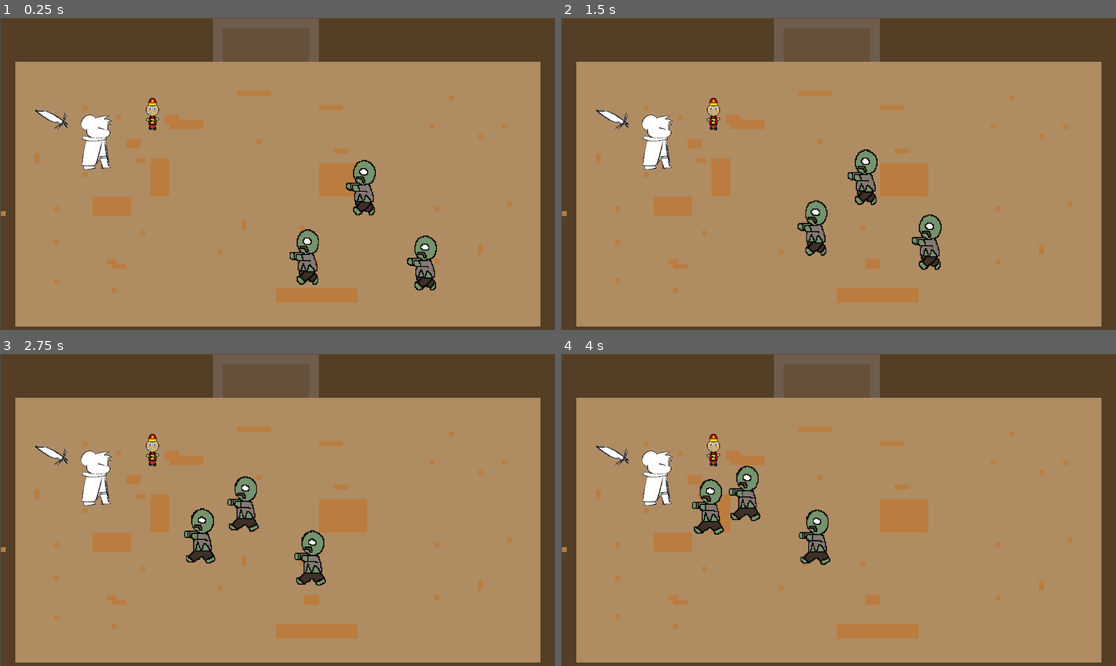
Above: before the commit, frames 1-4 (two rows, left to right).
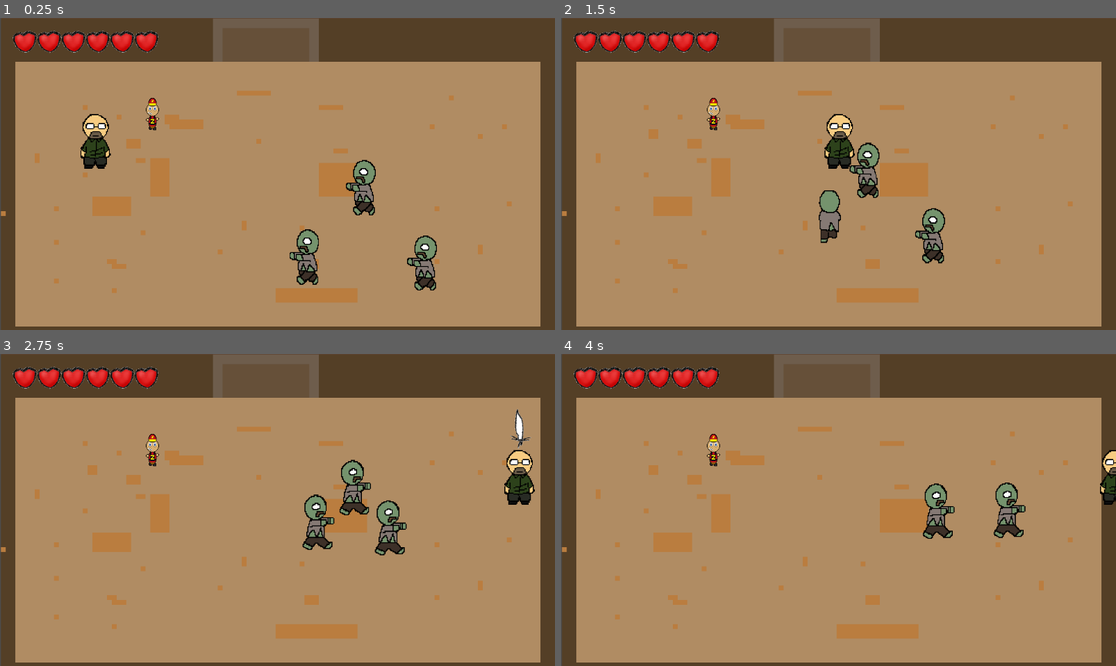
Above: after the commit, the same moments.

Repository: bcorrigall/ratknight
Game: Godot game, scene res://main.tscn
Same seed, same stepped clock (60 frames per second), same inputs: the game is played once before the commit and once after it. The engine's default icon, where the game draws it, is replaced by a stand-in: a white triangle on a blue panel in a dark square.
Inputs (mouse positions are in pixels of both pictures, inside the frame that each line leads up to):
- Up to frame 1 (0.25 s): no input
- Up to frame 2 (1.5 s): move the mouse to (960, 158) at 0.52 s; hold Right (move_right) 0.53-1.28 s; hold Shift (dash) 0.53-1.28 s; move the mouse to (727, 189) at 1.27 s; hold S (move_down) from 1.28 s (still down); tap J (attack_light) at 1.35 s
- Up to frame 3 (2.75 s): tap Shift (dash) at 1.55, 2.3 s; move the mouse to (333, 441) at 2.02 s; release S (move_down) at 2.03 s; hold Right (move_right) from 2.03 s (still down); hold K (attack_spin) from 2.03 s (still down)
- Up to frame 4 (4 s): move the mouse to (810, 572) at 2.77 s; release Right (move_right) at 2.78 s; release K (attack_spin) at 2.78 s; hold Up (move_up) 2.78-3.53 s; tap Shift (dash) at 2.85, 3.8 s; move the mouse to (1005, 556) at 3.52 s; press the mouse at (1005, 556) at 3.53 s; hold A (move_left) from 3.53 s (still down)

The runs differ from the first frame. In frame 1, 2.3% of the frame differs, in the area x 2-29%, y 4-49%; in frame 2, 5.4%; in frame 3, 6.9%, in the area x 2-97%, y 4-75%; in frame 4, 5.9%.
Error before the commit: Parse Error: Variable "dash_cooldown" has the same name as a previously declared variable. (res://playerMovement.gd:28)
Error after the commit: Attempt to call function 'start' in base 'null instance' on a null instance. (res://playerMovement.gd:51)

Commit message:
trap update 2

Diff:
--- a/playerMovement.gd
+++ b/playerMovement.gd
@@ -7,10 +7,7 @@
 @onready var weapon= $Weapon
 
 var health = 120
-var dash_timed_out
-var dash_cooldown =  0.5
 var trap_slowdown = 1
-var dash_speed = 900
 
 var knockback_pos= Vector2.ZERO
 var can_control = true
@@ -173,12 +170,10 @@
 
 		print("hit")
 		get_parent().hud.get_node("HeartContainer").updateHearts(health)
-		var direction = (body.global_position - global_position).normalized() * 100
-		position = global_position - direction
 		$Invinciblilty.start(invincibility_time)
 		invincible = true
 
-	elif (body.name.find("trap")):
+	elif (body.name.find("trap") and invincible == false and in_dash == false):
 		health -= body.damage
 		speed = 100
 		$Timer.start(trap_slowdown)
--- a/the_rat.tscn
+++ b/the_rat.tscn
@@ -1,391 +1,73 @@
-[gd_scene load_steps=89 format=3 uid="uid://ct7akgrsmoosc"]
+[gd_scene load_steps=23 format=3 uid="uid://ct7akgrsmoosc"]
 
 [ext_resource type="Script" path="res://playerMovement.gd" id="1_8mm2x"]
-[ext_resource type="Texture2D" uid="uid://btsxflqogrgjs" path="res://assets/theRat/Attack_back/1.png" id="2_ttg8v"]
-[ext_resource type="Texture2D" uid="uid://cmko4i6yc75ud" path="res://assets/theRat/Attack_back/2.png" id="3_fm5bq"]
-[ext_resource type="Texture2D" uid="uid://byr2fvot2kx1o" path="res://assets/theRat/Attack_back/3.png" id="4_dmkae"]
-[ext_resource type="Texture2D" uid="uid://dpwqb0aq7bqy" path="res://assets/theRat/Attack_back/4.png" id="5_8ycfu"]
-[ext_resource type="Texture2D" uid="uid://cl38xjtugt70g" path="res://assets/theRat/Attack_back/5.png" id="6_sw805"]
-[ext_resource type="Texture2D" uid="uid://dglq1f2qa6s3k" path="res://assets/theRat/Attack_back/6.png" id="7_lpswj"]
-[ext_resource type="Texture2D" uid="uid://c7p83ptugw4py" path="res://assets/theRat/Attack_back/7.png" id="8_2kh3y"]
-[ext_resource type="Texture2D" uid="uid://btgd6k1xlp6ra" path="res://assets/theRat/Attack_front/1.png" id="9_nk8p3"]
-[ext_resource type="Texture2D" uid="uid://hm271ewbgfsy" path="res://assets/theRat/Attack_front/2.png" id="10_h0bv6"]
-[ext_resource type="Texture2D" uid="uid://bigeexuk6fkn5" path="res://assets/theRat/Attack_front/3.png" id="11_dkj5f"]
-[ext_resource type="Texture2D" uid="uid://dh1oexbxow5en" path="res://assets/theRat/Attack_front/4.png" id="12_8k6uw"]
+[ext_resource type="Texture2D" uid="uid://d1c7cuou8b4im" path="res://assets/test/mainCharacter/back/back1.png" id="1_a6k5y"]
+[ext_resource type="Texture2D" uid="uid://03sq0dp06qob" path="res://assets/test/mainCharacter/back/back2.png" id="2_2ql7o"]
+[ext_resource type="Texture2D" uid="uid://0353hti0s82t" path="res://assets/test/mainCharacter/back/back3.png" id="3_l7yk0"]
+[ext_resource type="Texture2D" uid="uid://b4d2g33dtrirw" path="res://assets/test/mainCharacter/front/front1.png" id="4_x3y8r"]
+[ext_resource type="Texture2D" uid="uid://cuqkbotp5dsvh" path="res://assets/test/mainCharacter/front/front2.png" id="5_iwjf3"]
+[ext_resource type="Texture2D" uid="uid://cpti310mq77kt" path="res://assets/test/mainCharacter/front/front3.png" id="6_frlox"]
+[ext_resource type="Texture2D" uid="uid://bfo7aktf4jddi" path="res://assets/test/mainCharacter/right/right1.png" id="7_s4uar"]
+[ext_resource type="Texture2D" uid="uid://bg2cpp7ij8jva" path="res://assets/test/mainCharacter/right/right2.png" id="8_elamt"]
+[ext_resource type="Texture2D" uid="uid://cuwi3q0x2i4ht" path="res://assets/test/mainCharacter/right/right3.png" id="9_7q0vq"]
+[ext_resource type="Texture2D" uid="uid://dwt4fukvwf6og" path="res://assets/test/mainCharacter/right/right4.png" id="10_qof45"]
+[ext_resource type="Texture2D" uid="uid://cdxvgly4asu1i" path="res://assets/test/mainCharacter/right/right5.png" id="11_i1m4i"]
 [ext_resource type="PackedScene" uid="uid://bsnf7mnfrii3c" path="res://weapon.tscn" id="13_5ikvp"]
-[ext_resource type="Texture2D" uid="uid://dsy5wb7b7jem6" path="res://assets/theRat/Attack_front/5.png" id="13_wltrs"]
-[ext_resource type="Texture2D" uid="uid://bi6pa2s8hvhyg" path="res://assets/theRat/Attack_front/6.png" id="14_1i5yj"]
-[ext_resource type="Texture2D" uid="uid://dyd5opsgpjsfc" path="res://assets/theRat/Attack_front/7.png" id="15_7f42b"]
-[ext_resource type="Texture2D" uid="uid://d624dbiyq3q6" path="res://assets/theRat/Attack_side/1.png" id="16_cxykj"]
-[ext_resource type="Texture2D" uid="uid://dnn0vmw64w2e0" path="res://assets/theRat/Attack_side/2.png" id="17_cpx4x"]
-[ext_resource type="Texture2D" uid="uid://bbvgw4tj7qiaa" path="res://assets/theRat/Attack_side/3.png" id="18_faaxx"]
-[ext_resource type="Texture2D" uid="uid://cepayxeh2frtq" path="res://assets/theRat/Attack_side/4.png" id="19_r385g"]
-[ext_resource type="Texture2D" uid="uid://dipydihua6r5g" path="res://assets/theRat/Attack_side/5.png" id="20_qb2yh"]
-[ext_resource type="Texture2D" uid="uid://b7qx31vv3pv1d" path="res://assets/theRat/Attack_side/6.png" id="21_engkn"]
-[ext_resource type="Texture2D" uid="uid://7s31a3l2b4r1" path="res://assets/theRat/Attack_side/7.png" id="22_vbexx"]
-[ext_resource type="Texture2D" uid="uid://bnt0fec07n0me" path="res://assets/theRat/Attack_side/8.png" id="23_6pmo4"]
-[ext_resource type="Texture2D" uid="uid://bva0kpxbvjl8q" path="res://assets/theRat/Dash_back/1.png" id="24_jhiuo"]
-[ext_resource type="Texture2D" uid="uid://dfu4b8746io15" path="res://assets/theRat/Dash_back/2.png" id="25_wv4fg"]
-[ext_resource type="Texture2D" uid="uid://5drkglydmdma" path="res://assets/theRat/Dash_back/3.png" id="26_rxrvi"]
-[ext_resource type="Texture2D" uid="uid://b7vy0kr2xcqvp" path="res://assets/theRat/Dash_back/4.png" id="27_c4rls"]
-[ext_resource type="Texture2D" uid="uid://cfdpg5cq1cvq0" path="res://assets/theRat/Dash_back/5.png" id="28_ddvog"]
-[ext_resource type="Texture2D" uid="uid://bm1l7sc3gxu5p" path="res://assets/theRat/Dash_back/6.png" id="29_s3ixn"]
-[ext_resource type="Texture2D" uid="uid://dat1np6femli3" path="res://assets/theRat/Dash_back/7.png" id="30_5xngw"]
-[ext_resource type="Texture2D" uid="uid://dghnxwuclvmt3" path="res://assets/theRat/Dash_back/8.png" id="31_u83wv"]
-[ext_resource type="Texture2D" uid="uid://d2msxvjhbxavm" path="res://assets/theRat/Dash_front/1.png" id="32_1lln7"]
-[ext_resource type="Texture2D" uid="uid://d13kjf2vn5p20" path="res://assets/theRat/Dash_front/2.png" id="33_qy3hy"]
-[ext_resource type="Texture2D" uid="uid://cggfa4wneg0cg" path="res://assets/theRat/Dash_front/3.png" id="34_4dedm"]
-[ext_resource type="Texture2D" uid="uid://y6rmj0xefim" path="res://assets/theRat/Dash_front/4.png" id="35_udksq"]
-[ext_resource type="Texture2D" uid="uid://c0830n7cvbpo4" path="res://assets/theRat/Dash_front/5.png" id="36_n602j"]
-[ext_resource type="Texture2D" uid="uid://bkkvdvi4wxra4" path="res://assets/theRat/Dash_front/6.png" id="37_lt2a7"]
-[ext_resource type="Texture2D" uid="uid://dbqgrb6oy6gpi" path="res://assets/theRat/Dash_front/7.png" id="38_jl5vx"]
-[ext_resource type="Texture2D" uid="uid://dwuvujhguiif2" path="res://assets/theRat/Dash_side/1.png" id="39_kpy4v"]
-[ext_resource type="Texture2D" uid="uid://x6twc51hwj0n" path="res://assets/theRat/Dash_side/2.png" id="40_rgsua"]
-[ext_resource type="Texture2D" uid="uid://dah4rf6n07co3" path="res://assets/theRat/Dash_side/3.png" id="41_jk35m"]
-[ext_resource type="Texture2D" uid="uid://cu1vtgtgvxpun" path="res://assets/theRat/Dash_side/4.png" id="42_e7id5"]
-[ext_resource type="Texture2D" uid="uid://c2qalgdxo80qu" path="res://assets/theRat/Dash_side/5.png" id="43_m5qwd"]
-[ext_resource type="Texture2D" uid="uid://dew1qhucir143" path="res://assets/theRat/Dash_side/6.png" id="44_oxy77"]
-[ext_resource type="Texture2D" uid="uid://btu2jqtjiysf6" path="res://assets/theRat/Dash_side/7.png" id="45_ttnrg"]
-[ext_resource type="Texture2D" uid="uid://beq12x3tbdkxj" path="res://assets/theRat/Dash_side/8.png" id="46_2ek5h"]
-[ext_resource type="Texture2D" uid="uid://dnekou5mlwu87" path="res://assets/theRat/Move_back/1.png" id="47_khrvr"]
-[ext_resource type="Texture2D" uid="uid://bdxmo3l76twvx" path="res://assets/theRat/Move_back/2.png" id="48_hh50k"]
-[ext_resource type="Texture2D" uid="uid://kiyomkp8oe4j" path="res://assets/theRat/Move_back/3.png" id="49_mf75w"]
-[ext_resource type="Texture2D" uid="uid://cgxtubnngley8" path="res://assets/theRat/Move_back/4.png" id="50_7qjwd"]
-[ext_resource type="Texture2D" uid="uid://p4wc40dxbhv6" path="res://assets/theRat/Move_back/5.png" id="51_ivenf"]
-[ext_resource type="Texture2D" uid="uid://d4jbicuwabc05" path="res://assets/theRat/Move_back/6.png" id="52_eqnmu"]
-[ext_resource type="Texture2D" uid="uid://blvd840n3l4sl" path="res://assets/theRat/Move_back/7.png" id="53_vmtin"]
-[ext_resource type="Texture2D" uid="uid://bj3i8u1kewe3o" path="res://assets/theRat/Move_back/8.png" id="54_40eip"]
-[ext_resource type="Texture2D" uid="uid://cer1wpterfo66" path="res://assets/theRat/Move_front/1.png" id="55_qr65y"]
-[ext_resource type="Texture2D" uid="uid://cqwtqj5luuf6y" path="res://assets/theRat/Move_front/2.png" id="56_17w0j"]
-[ext_resource type="Texture2D" uid="uid://b8l25h2nwdb72" path="res://assets/theRat/Move_front/3.png" id="57_4v12n"]
-[ext_resource type="Texture2D" uid="uid://cootg4c2dd3nd" path="res://assets/theRat/Move_front/4.png" id="58_6s2yw"]
-[ext_resource type="Texture2D" uid="uid://b2ufu80kdhhaq" path="res://assets/theRat/Move_front/5.png" id="59_1rtxw"]
-[ext_resource type="Texture2D" uid="uid://cmbsijb71ww4v" path="res://assets/theRat/Move_front/6.png" id="60_ruqte"]
-[ext_resource type="Texture2D" uid="uid://bub4tbjp6ghiq" path="res://assets/theRat/Move_front/7.png" id="61_rdur0"]
-[ext_resource type="Texture2D" uid="uid://2fmadtgexvam" path="res://assets/theRat/Move_front/8.png" id="62_2ycui"]
-[ext_resource type="Texture2D" uid="uid://b4our32avafc" path="res://assets/theRat/Move_side/1.png" id="63_d4dwd"]
-[ext_resource type="Texture2D" uid="uid://b7mtjohvp0rtk" path="res://assets/theRat/Move_side/2.png" id="64_7hop6"]
-[ext_resource type="Texture2D" uid="uid://dvygbdl2od3u5" path="res://assets/theRat/Move_side/3.png" id="65_7b1ww"]
-[ext_resource type="Texture2D" uid="uid://losshjlan213" path="res://assets/theRat/Move_side/4.png" id="66_03gxe"]
-[ext_resource type="Texture2D" uid="uid://cgjtgrliimj0u" path="res://assets/theRat/Move_side/5.png" id="67_w7s3t"]
-[ext_resource type="Texture2D" uid="uid://cnbk12qetnjy6" path="res://assets/theRat/Move_side/6.png" id="68_ieiiu"]
-[ext_resource type="Texture2D" uid="uid://b4oedun0wdj4y" path="res://assets/theRat/Move_side/7.png" id="69_mxugu"]
-[ext_resource type="Texture2D" uid="uid://buq8h2k7ec1mb" path="res://assets/theRat/Move_side/8.png" id="70_n5lc6"]
-[ext_resource type="Texture2D" uid="uid://jy7t741xot67" path="res://assets/theRat/Move_side/9.png" id="71_ixey6"]
-[ext_resource type="Texture2D" uid="uid://defvc1d3620n3" path="res://assets/theRat/Move_side/10.png" id="72_mtkcb"]
-[ext_resource type="Texture2D" uid="uid://brid87lisdi0q" path="res://assets/theRat/Move_side/11.png" id="73_olf0d"]
-[ext_resource type="Texture2D" uid="uid://b66ry6ditmb65" path="res://assets/theRat/Move_side/12.png" id="74_fhfcm"]
-[ext_resource type="Texture2D" uid="uid://dufvfhgbhkobd" path="res://assets/theRat/Move_side/13.png" id="75_dvhfp"]
-[ext_resource type="Texture2D" uid="uid://bbwf02pl0ug6c" path="res://assets/theRat/Move_side/14.png" id="76_o3rcm"]
-[ext_resource type="Texture2D" uid="uid://b776f251fdwcl" path="res://assets/theRat/Move_side/15.png" id="77_1ldn8"]
-[ext_resource type="Texture2D" uid="uid://dv5mlau8alj32" path="res://assets/theRat/Move_side/16.png" id="78_r2lx0"]
+
+[sub_resource type="SpriteFrames" id="SpriteFrames_63iob"]
+animations = [{
+"frames": [{
+"duration": 1.0,
+"texture": ExtResource("1_a6k5y")
+}, {
+"duration": 1.0,
+"texture": ExtResource("2_2ql7o")
+}, {
+"duration": 1.0,
+"texture": ExtResource("3_l7yk0")
+}],
+"loop": true,
+"name": &"back",
+"speed": 5.0
+}, {
+"frames": [{
+"duration": 1.0,
+"texture": ExtResource("4_x3y8r")
+}, {
+"duration": 1.0,
+"texture": ExtResource("5_iwjf3")
+}, {
+"duration": 1.0,
+"texture": ExtResource("6_frlox")
+}],
+"loop": true,
+"name": &"front",
+"speed": 5.0
+}, {
+"frames": [{
+"duration": 1.0,
+"texture": ExtResource("7_s4uar")
+}, {
+"duration": 1.0,
+"texture": ExtResource("8_elamt")
+}, {
+"duration": 1.0,
+"texture": ExtResource("9_7q0vq")
+}, {
+"duration": 1.0,
+"texture": ExtResource("10_qof45")
+}, {
+"duration": 1.0,
+"texture": ExtResource("11_i1m4i")
+}],
+"loop": true,
+"name": &"right",
+"speed": 5.0
+}]
 
 [sub_resource type="CapsuleShape2D" id="CapsuleShape2D_vciue"]
 radius = 133.333
 height = 600.0
-
-[sub_resource type="SpriteFrames" id="SpriteFrames_63iob"]
-animations = [{
-"frames": [{
-"duration": 1.0,
-"texture": ExtResource("2_ttg8v")
-}, {
-"duration": 1.0,
-"texture": ExtResource("3_fm5bq")
-}, {
-"duration": 1.0,
-"texture": ExtResource("4_dmkae")
-}, {
-"duration": 1.0,
-"texture": ExtResource("5_8ycfu")
-}, {
-"duration": 1.0,
-"texture": ExtResource("6_sw805")
-}, {
-"duration": 1.0,
-"texture": ExtResource("7_lpswj")
-}, {
-"duration": 1.0,
-"texture": ExtResource("8_2kh3y")
-}],
-"loop": true,
-"name": &"attack_back",
-"speed": 12.0
-}, {
-"frames": [{
-"duration": 1.0,
-"texture": ExtResource("9_nk8p3")
-}, {
-"duration": 1.0,
-"texture": ExtResource("10_h0bv6")
-}, {
-"duration": 1.0,
-"texture": ExtResource("11_dkj5f")
-}, {
-"duration": 1.0,
-"texture": ExtResource("12_8k6uw")
-}, {
-"duration": 1.0,
-"texture": ExtResource("13_wltrs")
-}, {
-"duration": 1.0,
-"texture": ExtResource("14_1i5yj")
-}, {
-"duration": 1.0,
-"texture": ExtResource("15_7f42b")
-}],
-"loop": true,
-"name": &"attack_front",
-"speed": 12.0
-}, {
-"frames": [{
-"duration": 1.0,
-"texture": ExtResource("16_cxykj")
-}, {
-"duration": 1.0,
-"texture": ExtResource("17_cpx4x")
-}, {
-"duration": 1.0,
-"texture": ExtResource("18_faaxx")
-}, {
-"duration": 1.0,
-"texture": ExtResource("19_r385g")
-}, {
-"duration": 1.0,
-"texture": ExtResource("20_qb2yh")
-}, {
-"duration": 1.0,
-"texture": ExtResource("21_engkn")
-}, {
-"duration": 1.0,
-"texture": ExtResource("22_vbexx")
-}, {
-"duration": 1.0,
-"texture": ExtResource("23_6pmo4")
-}],
-"loop": true,
-"name": &"attack_side",
-"speed": 12.0
-}, {
-"frames": [{
-"duration": 1.0,
-"texture": ExtResource("24_jhiuo")
-}, {
-"duration": 1.0,
-"texture": ExtResource("25_wv4fg")
-}, {
-"duration": 1.0,
-"texture": ExtResource("26_rxrvi")
-}, {
-"duration": 1.0,
-"texture": ExtResource("27_c4rls")
-}, {
-"duration": 1.0,
-"texture": ExtResource("28_ddvog")
-}, {
-"duration": 1.0,
-"texture": ExtResource("29_s3ixn")
-}, {
-"duration": 1.0,
-"texture": ExtResource("30_5xngw")
-}, {
-"duration": 1.0,
-"texture": ExtResource("31_u83wv")
-}],
-"loop": true,
-"name": &"dash_back",
-"speed": 10.0
-}, {
-"frames": [{
-"duration": 1.0,
-"texture": ExtResource("32_1lln7")
-}, {
-"duration": 1.0,
-"texture": ExtResource("33_qy3hy")
-}, {
-"duration": 1.0,
-"texture": ExtResource("34_4dedm")
-}, {
-"duration": 1.0,
-"texture": ExtResource("35_udksq")
-}, {
-"duration": 1.0,
-"texture": ExtResource("36_n602j")
-}, {
-"duration": 1.0,
-"texture": ExtResource("37_lt2a7")
-}, {
-"duration": 1.0,
-"texture": ExtResource("38_jl5vx")
-}],
-"loop": true,
-"name": &"dash_front",
-"speed": 10.0
-}, {
-"frames": [{
-"duration": 1.0,
-"texture": ExtResource("39_kpy4v")
-}, {
-"duration": 1.0,
-"texture": ExtResource("40_rgsua")
-}, {
-"duration": 1.0,
-"texture": ExtResource("41_jk35m")
-}, {
-"duration": 1.0,
-"texture": ExtResource("42_e7id5")
-}, {
-"duration": 1.0,
-"texture": ExtResource("43_m5qwd")
-}, {
-"duration": 1.0,
-"texture": ExtResource("44_oxy77")
-}, {
-"duration": 1.0,
-"texture": ExtResource("45_ttnrg")
-}, {
-"duration": 1.0,
-"texture": ExtResource("46_2ek5h")
-}],
-"loop": true,
-"name": &"dash_side",
-"speed": 10.0
-}, {
-"frames": [{
-"duration": 1.0,
-"texture": ExtResource("24_jhiuo")
-}],
-"loop": true,
-"name": &"idle_back",
-"speed": 5.0
-}, {
-"frames": [{
-"duration": 1.0,
-"texture": ExtResource("32_1lln7")
-}],
-"loop": true,
-"name": &"idle_front",
-"speed": 5.0
-}, {
-"frames": [{
-"duration": 1.0,
-"texture": ExtResource("39_kpy4v")
-}],
-"loop": true,
-"name": &"idle_side",
-"speed": 5.0
-}, {
-"frames": [{
-"duration": 1.0,
-"texture": ExtResource("47_khrvr")
-}, {
-"duration": 1.0,
-"texture": ExtResource("48_hh50k")
-}, {
-"duration": 1.0,
-"texture": ExtResource("49_mf75w")
-}, {
-"duration": 1.0,
-"texture": ExtResource("50_7qjwd")
-}, {
-"duration": 1.0,
-"texture": ExtResource("51_ivenf")
-}, {
-"duration": 1.0,
-"texture": ExtResource("52_eqnmu")
-}, {
-"duration": 1.0,
-"texture": ExtResource("53_vmtin")
-}, {
-"duration": 1.0,
-"texture": ExtResource("54_40eip")
-}],
-"loop": true,
-"name": &"move_back",
-"speed": 10.0
-}, {
-"frames": [{
-"duration": 1.0,
-"texture": ExtResource("55_qr65y")
-}, {
-"duration": 1.0,
-"texture": ExtResource("56_17w0j")
-}, {
-"duration": 1.0,
-"texture": ExtResource("57_4v12n")
-}, {
-"duration": 1.0,
-"texture": ExtResource("58_6s2yw")
-}, {
-"duration": 1.0,
-"texture": ExtResource("59_1rtxw")
-}, {
-"duration": 1.0,
-"texture": ExtResource("60_ruqte")
-}, {
-"duration": 1.0,
-"texture": ExtResource("61_rdur0")
-}, {
-"duration": 1.0,
-"texture": ExtResource("62_2ycui")
-}],
-"loop": true,
-"name": &"move_front",
-"speed": 10.0
-}, {
-"frames": [{
-"duration": 1.0,
-"texture": ExtResource("63_d4dwd")
-}, {
-"duration": 1.0,
-"texture": ExtResource("64_7hop6")
-}, {
-"duration": 1.0,
-"texture": ExtResource("65_7b1ww")
-}, {
-"duration": 1.0,
-"texture": ExtResource("66_03gxe")
-}, {
-"duration": 1.0,
-"texture": ExtResource("67_w7s3t")
-}, {
-"duration": 1.0,
-"texture": ExtResource("68_ieiiu")
-}, {
-"duration": 1.0,
-"texture": ExtResource("69_mxugu")
-}, {
-"duration": 1.0,
-"texture": ExtResource("70_n5lc6")
-}, {
-"duration": 1.0,
-"texture": ExtResource("71_ixey6")
-}, {
-"duration": 1.0,
-"texture": ExtResource("72_mtkcb")
-}, {
-"duration": 1.0,
-"texture": ExtResource("73_olf0d")
-}, {
-"duration": 1.0,
-"texture": ExtResource("74_fhfcm")
-}, {
-"duration": 1.0,
-"texture": ExtResource("75_dvhfp")
-}, {
-"duration": 1.0,
-"texture": ExtResource("76_o3rcm")
-}, {
-"duration": 1.0,
-"texture": ExtResource("77_1ldn8")
-}, {
-"duration": 1.0,
-"texture": ExtResource("78_r2lx0")
-}],
-"loop": true,
-"name": &"move_side",
-"speed": 14.0
-}]
 
 [sub_resource type="Animation" id="Animation_as68c"]
 length = 0.2
@@ -567,18 +249,17 @@
 [node name="theRat" type="Node2D"]
 script = ExtResource("1_8mm2x")
 
-[node name="theRatArea2D" type="Area2D" parent="."]
-scale = Vector2(0.15, 0.15)
-
-[node name="CollisionShape2D" type="CollisionShape2D" parent="theRatArea2D"]
-shape = SubResource("CapsuleShape2D_vciue")
+[node name="playerMovement" type="CharacterBody2D" parent="."]
 
 [node name="playerSprites" type="AnimatedSprite2D" parent="."]
 scale = Vector2(0.15, 0.15)
 sprite_frames = SubResource("SpriteFrames_63iob")
-animation = &"attack_side"
-
-[node name="playerMovement" type="CharacterBody2D" parent="."]
+animation = &"right"
+
+[node name="Area2D" type="Area2D" parent="playerSprites"]
+
+[node name="CollisionShape2D" type="CollisionShape2D" parent="playerSprites/Area2D"]
+shape = SubResource("CapsuleShape2D_vciue")
 
 [node name="Weapon" parent="." instance=ExtResource("13_5ikvp")]
 position = Vector2(-36, -21)
@@ -588,23 +269,14 @@
 position = Vector2(0.5, 0.866028)
 scale = Vector2(7, 7)
 
+[node name="Timer" type="Timer" parent="."]
+
 [node name="AnimationPlayer" type="AnimationPlayer" parent="."]
 libraries = {
 "": SubResource("AnimationLibrary_07om8")
 }
 
-[node name="Dash" type="Timer" parent="."]
-
-[node name="Invinciblilty" type="Timer" parent="."]
-
-[node name="DashTimeout" type="Timer" parent="."]
-
-[node name="AttackTimeout" type="Timer" parent="."]
-
-[connection signal="body_entered" from="theRatArea2D" to="." method="_on_area_2d_body_entered"]
-[connection signal="timeout" from="Dash" to="." method="_on_dash_timeout"]
-[connection signal="timeout" from="Invinciblilty" to="." method="_on_invinciblilty_timeout"]
-[connection signal="timeout" from="DashTimeout" to="." method="_on_dash_timeout_timeout"]
-[connection signal="timeout" from="AttackTimeout" to="." method="_on_attack_timeout_timeout"]
+[connection signal="body_entered" from="playerSprites/Area2D" to="." method="_on_area_2d_body_entered"]
+[connection signal="timeout" from="Timer" to="." method="_on_timer_timeout"]
 
 [editable path="Weapon"]
